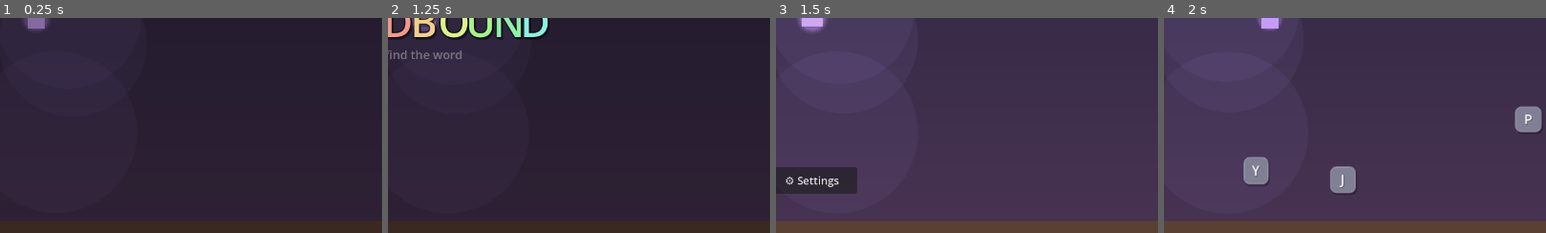
Above: before the commit, frames 1-4 (left to right).
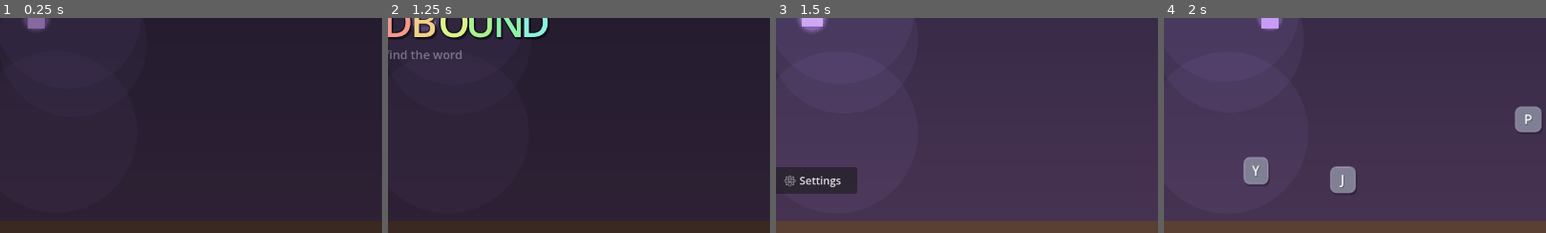
Above: after the commit, the same moments.

Repository: AyuhRanjan07/game_01
Game: Godot game, scene res://scenes/main.tscn
The game is run twice, just before and just after one commit, with the same random seed, the same clock (stepped at 60 frames per second) and the same inputs.
Inputs (mouse positions are % of the whole screen's width and height, from its top left):
- Up to frame 1 (0.25 s): no input
- Up to frame 2 (1.25 s): click "🔊" at 0.5 s
- Up to frame 3 (1.5 s): tap Enter at 1.25 s; move the mouse to (72, 45) at 1.27 s; hold Right (ui_right) from 1.28 s (still down); click (72, 45) at 1.42 s
- Up to frame 4 (2 s): keep holding Right (ui_right); tap Space (ui_select) at 1.52 s
The pictures show only the part of the screen within x 45-95%, y 50-100%; the shares and areas given below are measured in that part.

Frames 1-2 are identical in both runs. In frame 3, 0.4% of the frame differs, in the area x 2-17%, y 73-79%; in frame 4, nothing differs.

Commit message:
Fix missing emoji glyphs and silent synthesized audio in web builds
Co-Authored-By: Devin AI <158243242+devin-ai-integration[bot]@users.noreply.github.com>

Diff:
--- a/scripts/word_finder.gd
+++ b/scripts/word_finder.gd
@@ -58,6 +58,7 @@
 const MUSIC_VOLUME_DUCKED := -28.0  # quieter dip when you hit a wrong letter
 const MUSIC_VOLUME_PAUSED := -26.0  # quieter dip while paused
 const SAVE_PATH := "user://word_finder_highscore.save"  # filename kept for backward compatibility with existing saves
+const EMOJI_FONT_PATH := "res://fonts/NotoEmoji-Variable.ttf"
 # Simple pentatonic riff (C D E G A G E D), loops forever as the background music
 const MELODY := [
 	{"freq": 261.63, "dur": 0.25}, {"freq": 293.66, "dur": 0.25},
@@ -137,6 +138,7 @@
 
 func _ready() -> void:
 	randomize()
+	_setup_emoji_font()
 	for i in AmbientBackgroundScript.PALETTES.size():
 		unlocked_announced.append(false)
 	for a in ACHIEVEMENTS:
@@ -159,6 +161,20 @@
 	_setup_resize_listener()
 
 	_play_logo_intro()
+
+# ---------- FONTS ----------
+# Desktop builds borrow emoji glyphs from the OS font list, but exported web
+# builds have no system fonts at all, so every emoji in the UI (streak, toasts,
+# achievements, the mute/settings buttons) renders as a blank box. Registering a
+# bundled emoji face as a fallback on the default font covers all of them at once.
+func _setup_emoji_font() -> void:
+	var emoji_font: Font = load(EMOJI_FONT_PATH)
+	if emoji_font == null:
+		return
+	var fallback := ThemeDB.fallback_font
+	if fallback == null or emoji_font in fallback.fallbacks:
+		return
+	fallback.fallbacks = fallback.fallbacks + [emoji_font]
 
 # ---------- LOGO INTRO ----------
 func _play_logo_intro() -> void:
@@ -411,6 +427,9 @@
 	music_gen.buffer_length = 0.5
 	music_player = AudioStreamPlayer.new()
 	music_player.stream = music_gen
+	# Generated streams can't use the web export's default "sample" playback path,
+	# which otherwise leaves the browser build completely silent.
+	music_player.playback_type = AudioServer.PLAYBACK_TYPE_STREAM
 	music_target_volume = MUSIC_VOLUME_NORMAL
 	add_child(music_player)
 	music_player.play()
@@ -424,6 +443,7 @@
 	sfx_gen.buffer_length = 0.3
 	sfx_player = AudioStreamPlayer.new()
 	sfx_player.stream = sfx_gen
+	sfx_player.playback_type = AudioServer.PLAYBACK_TYPE_STREAM
 	sfx_player.volume_db = -6.0
 	add_child(sfx_player)
 	sfx_player.play()
Binary file added: fonts/NotoEmoji-Variable.ttf
Not shown, added: fonts/NotoEmoji-Variable.ttf.import
Not shown, added: fonts/OFL.txt
